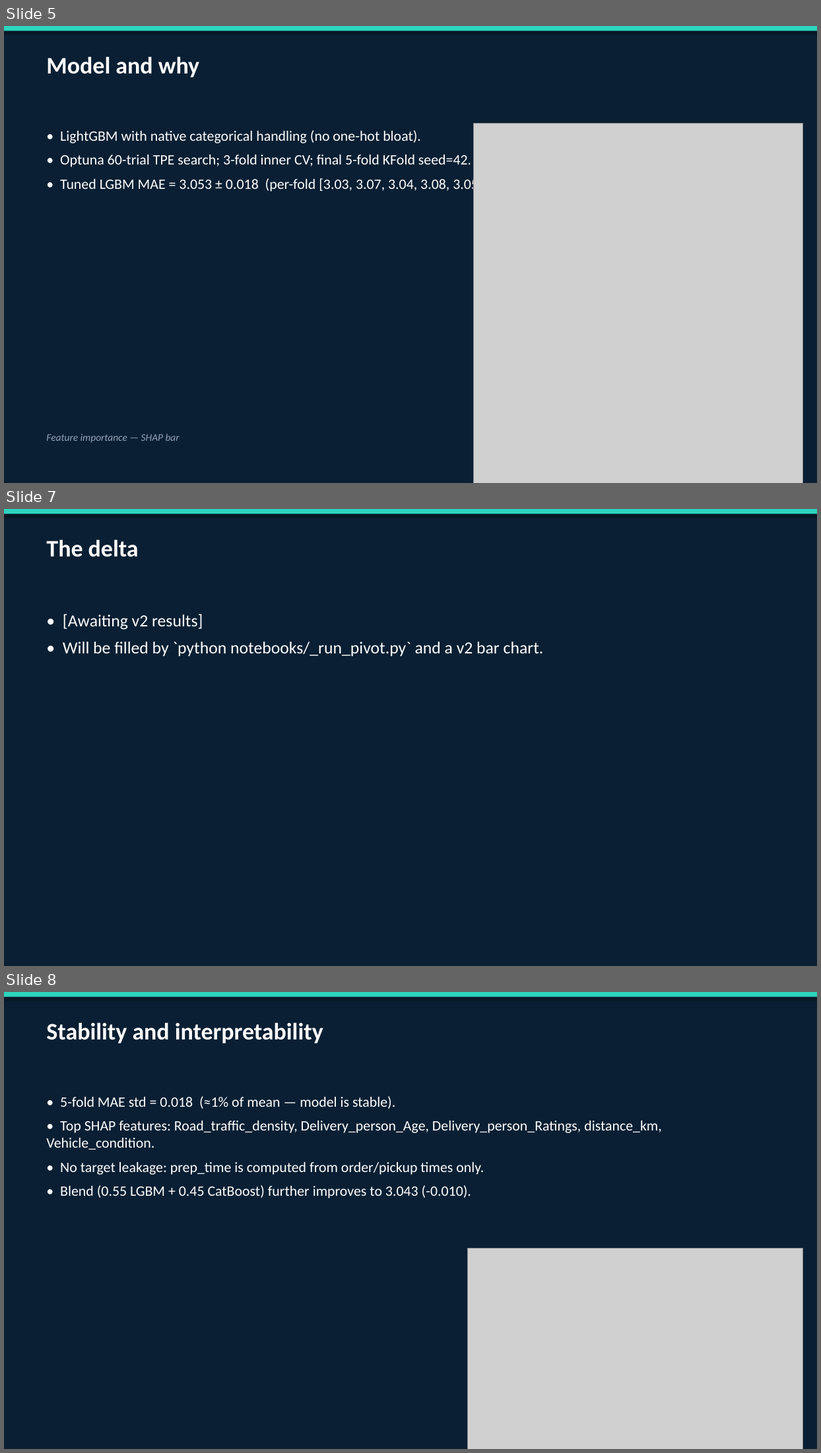
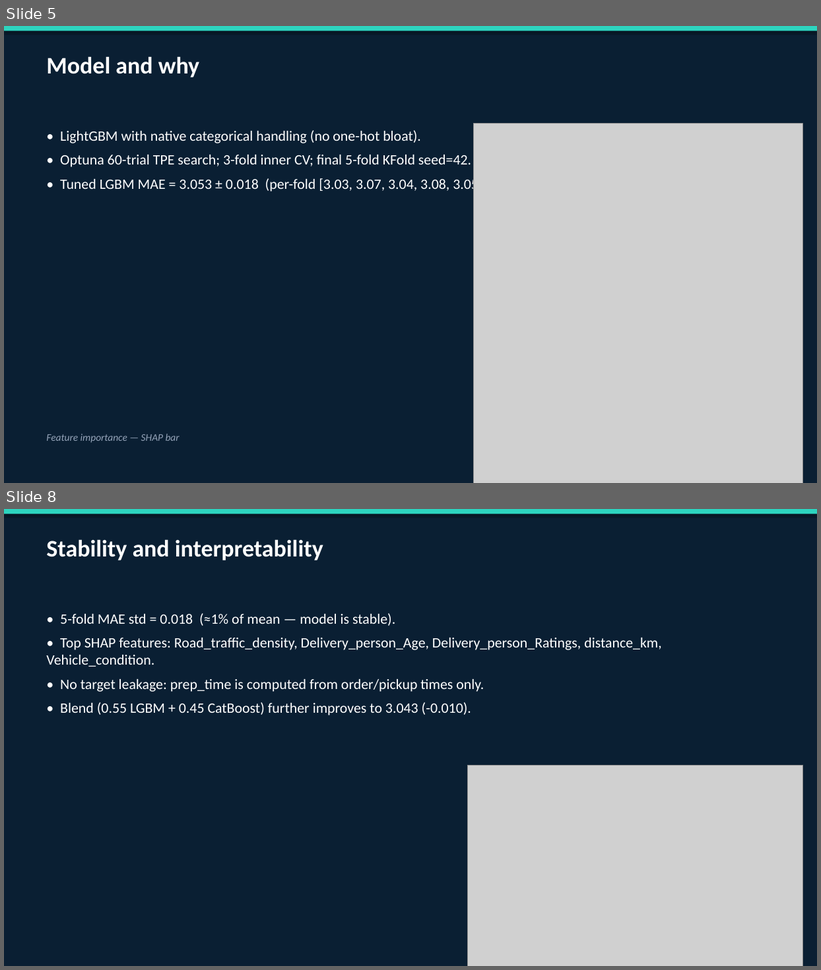
Before and after one commit to TheClazer/Zomato-delivery-estimation, a slide deck: reports/pitch_6pm.pptx. Shown one above the other, each under a label of ours: slides 5, 7 and 8 before the commit, slides 5 and 8 after it; the slides between them are not shown. The pictures are 821x1453 and 821x970 pixels, drawn with LibreOffice and Linux fonts; fonts in the diff are those of the drawing; grey boxes stand for pictures. Boxes give left, top, right and bottom in pixels: in the first picture for what was removed or moved away, otherwise in the second. Text is boxed around its words. In the diff, an @@ line names an element or a change of style, - is before the commit and + after.

```diff
--- a/reports/pitch_6pm.pptx
+++ b/reports/pitch_6pm.pptx
@@ slide 7 removed at [4,509,817,966], background #FFFFFF @@
@@ rectangle removed at [4,509,817,966] @@
@@ rectangle removed at [4,509,817,514] @@
@@ text removed at [46,539,139,557] @@
-The delta
@@ text removed at [63,614,544,656] @@
-• [Awaiting v2 results]
-• Will be filled by `python notebooks/_run_pivot.py` and a v2 bar chart.
```
Also in this commit, not shown: 1 slide changed, 1 slide added, 5 other files.
